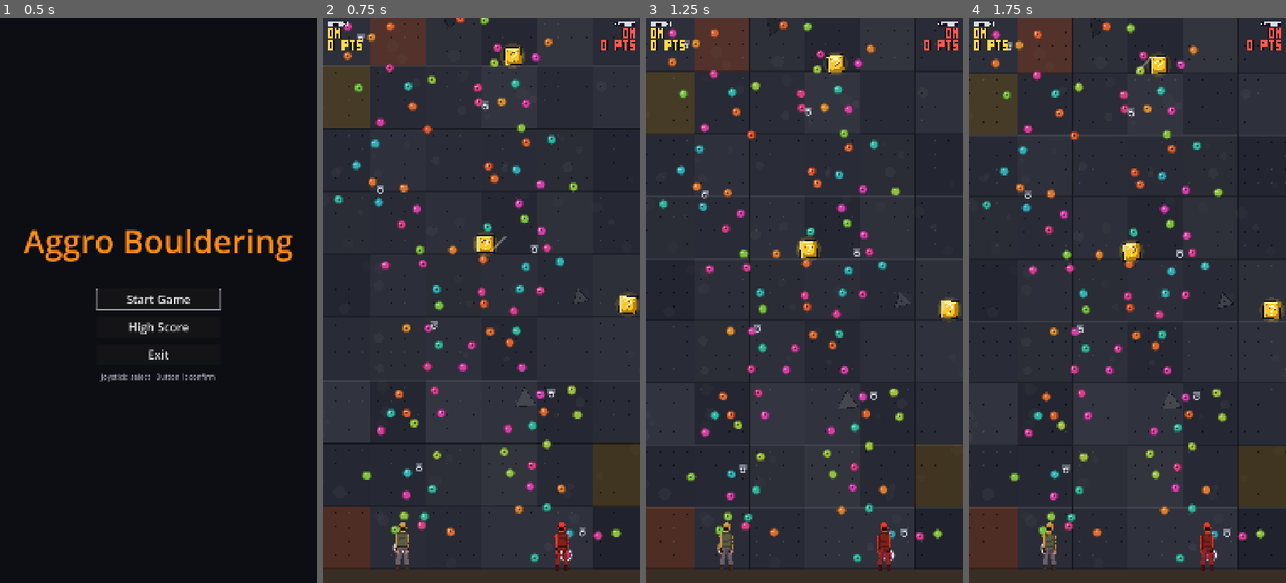
Above: before the commit, frames 1-4 (left to right).
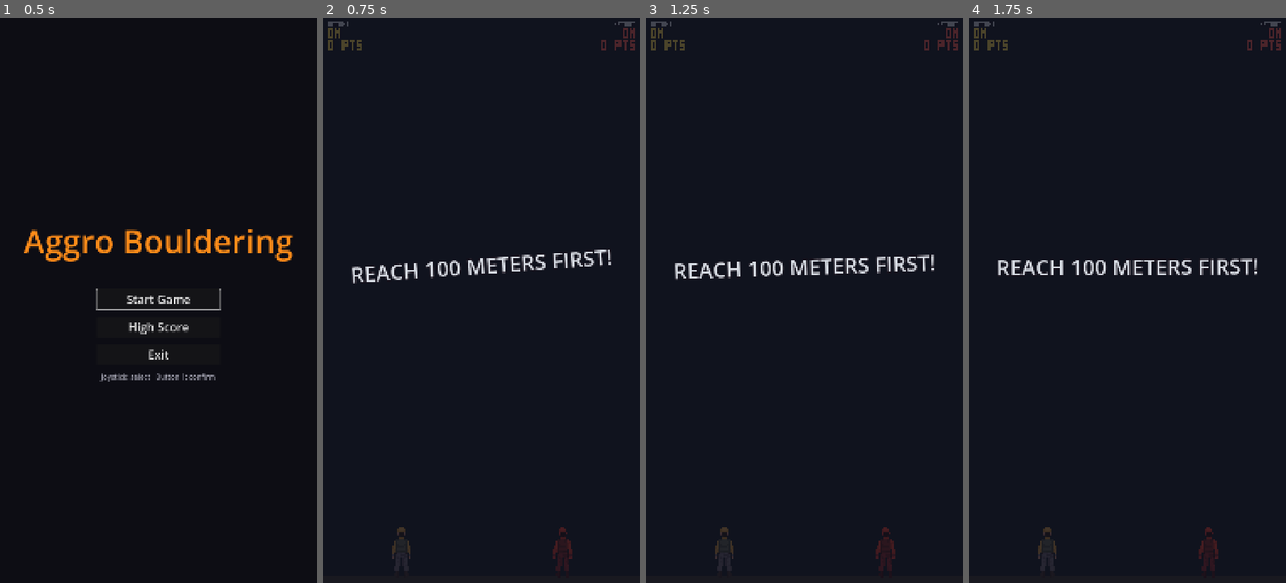
Above: after the commit, the same moments.

Repository: eastlin7/arcade-game-hackathon
Game: Godot game, scene res://Main.tscn
Same seed, same stepped clock (60 frames per second), same inputs: the game is played once before the commit and once after it.
Inputs:
- Up to frame 1 (0.5 s): no input
- Up to frame 2 (0.75 s): click "Start Game" at 0.5 s
- Up to frame 3 (1.25 s): no input
- Up to frame 4 (1.75 s): tap Enter (ui_accept) at 1.25, 1.52 s; hold Right (ui_right) from 1.28 s (still down)

Frame 1 is identical in both runs. In frame 2, 70% of the frame differs, in the area x 0-100%, y 0-100%; in frame 3, 70%; in frame 4, 70%.

Commit message:
feat: cartoony race intro — tilted goal banner, CLIMB! slam unlocks play

Diff:
--- a/Game.gd
+++ b/Game.gd
@@ -19,6 +19,10 @@
 	_win_screen = CanvasLayer.new()
 	_win_screen.set_script(WinScreenScript)
 	add_child(_win_screen)
+	var start_screen := CanvasLayer.new()
+	start_screen.set_script(preload("res://StartScreen.gd"))
+	add_child(start_screen)
+	start_screen.show_start()
 
 
 # Camera zoom: 1.0 when players are close, eases out to ZOOM_FAR as their
--- /dev/null
+++ b/StartScreen.gd
@@ -0,0 +1,80 @@
+extends CanvasLayer
+# Cartoony race intro so the match doesn't just drop players in cold:
+# dim sheet + tilted "REACH 100 METERS FIRST!" swipes in, then a huge tilted
+# "CLIMB!" slams down — the tree unpauses on the slam (that IS the go signal)
+# and the overlay pops away.
+
+const INTRO_HOLD := 1.7   # how long the goal line sits before CLIMB!
+
+var _sheet: ColorRect
+var _goal: Label
+var _climb: Label
+
+
+func _ready() -> void:
+	layer = 20
+	process_mode = Node.PROCESS_MODE_ALWAYS
+
+
+func show_start() -> void:
+	get_tree().paused = true
+	var vp := get_viewport().get_visible_rect().size
+
+	_sheet = ColorRect.new()
+	_sheet.color = Color(0.06, 0.07, 0.12, 0.75)
+	_sheet.size = vp
+	add_child(_sheet)
+
+	# Goal line: tilted, drops in with overshoot.
+	_goal = _make_label("REACH 100 METERS FIRST!", 72, Color(0.85, 0.87, 0.9), vp)
+	_goal.rotation = deg_to_rad(-4.0)
+	_goal.position = Vector2(0.0, -220.0)
+	var tg := create_tween()
+	tg.set_pause_mode(Tween.TWEEN_PAUSE_PROCESS)
+	tg.tween_property(_goal, "position:y", vp.y * 0.42 - 80.0, 0.5)\
+		.set_trans(Tween.TRANS_BACK).set_ease(Tween.EASE_OUT)
+	# Cartoony idle wobble while it holds.
+	tg.tween_callback(func() -> void:
+		var tw := create_tween()
+		tw.set_pause_mode(Tween.TWEEN_PAUSE_PROCESS)
+		tw.set_loops()
+		tw.tween_property(_goal, "rotation", deg_to_rad(3.0), 0.45)\
+			.set_trans(Tween.TRANS_SINE).set_ease(Tween.EASE_IN_OUT)
+		tw.tween_property(_goal, "rotation", deg_to_rad(-4.0), 0.45)\
+			.set_trans(Tween.TRANS_SINE).set_ease(Tween.EASE_IN_OUT))
+
+	# CLIMB!: giant, tilted the other way, scale-slams in — and unlocks play.
+	_climb = _make_label("CLIMB!", 170, Color(1.0, 0.85, 0.3), vp)
+	_climb.rotation = deg_to_rad(5.0)
+	_climb.position = Vector2(0.0, vp.y * 0.5 - 120.0)
+	_climb.pivot_offset = _climb.size * 0.5
+	_climb.scale = Vector2.ZERO
+	var tc := create_tween()
+	tc.set_pause_mode(Tween.TWEEN_PAUSE_PROCESS)
+	tc.tween_interval(INTRO_HOLD)
+	tc.tween_callback(func() -> void: get_tree().paused = false)  # GO!
+	tc.tween_property(_climb, "scale", Vector2.ONE, 0.35)\
+		.set_trans(Tween.TRANS_BACK).set_ease(Tween.EASE_OUT)
+	tc.parallel().tween_property(_sheet, "modulate:a", 0.0, 0.4)
+	tc.parallel().tween_property(_goal, "modulate:a", 0.0, 0.25)
+	# Let CLIMB! linger a beat, then pop it away.
+	tc.tween_interval(0.7)
+	tc.tween_property(_climb, "scale", Vector2(1.4, 1.4), 0.2)\
+		.set_trans(Tween.TRANS_CUBIC).set_ease(Tween.EASE_IN)
+	tc.parallel().tween_property(_climb, "modulate:a", 0.0, 0.2)
+	tc.tween_callback(queue_free)
+
+
+func _make_label(text: String, size_px: int, col: Color, vp: Vector2) -> Label:
+	var l := Label.new()
+	l.text = text
+	l.add_theme_font_size_override("font_size", size_px)
+	l.add_theme_color_override("font_color", col)
+	l.add_theme_color_override("font_outline_color", Color(0.08, 0.06, 0.1))
+	l.add_theme_constant_override("outline_size", 14)
+	l.horizontal_alignment = HORIZONTAL_ALIGNMENT_CENTER
+	l.vertical_alignment = VERTICAL_ALIGNMENT_CENTER
+	l.size = Vector2(vp.x, 240.0)
+	l.pivot_offset = l.size * 0.5
+	add_child(l)
+	return l
Not shown, added: StartScreen.gd.uid
Not shown, changed: game.pck
